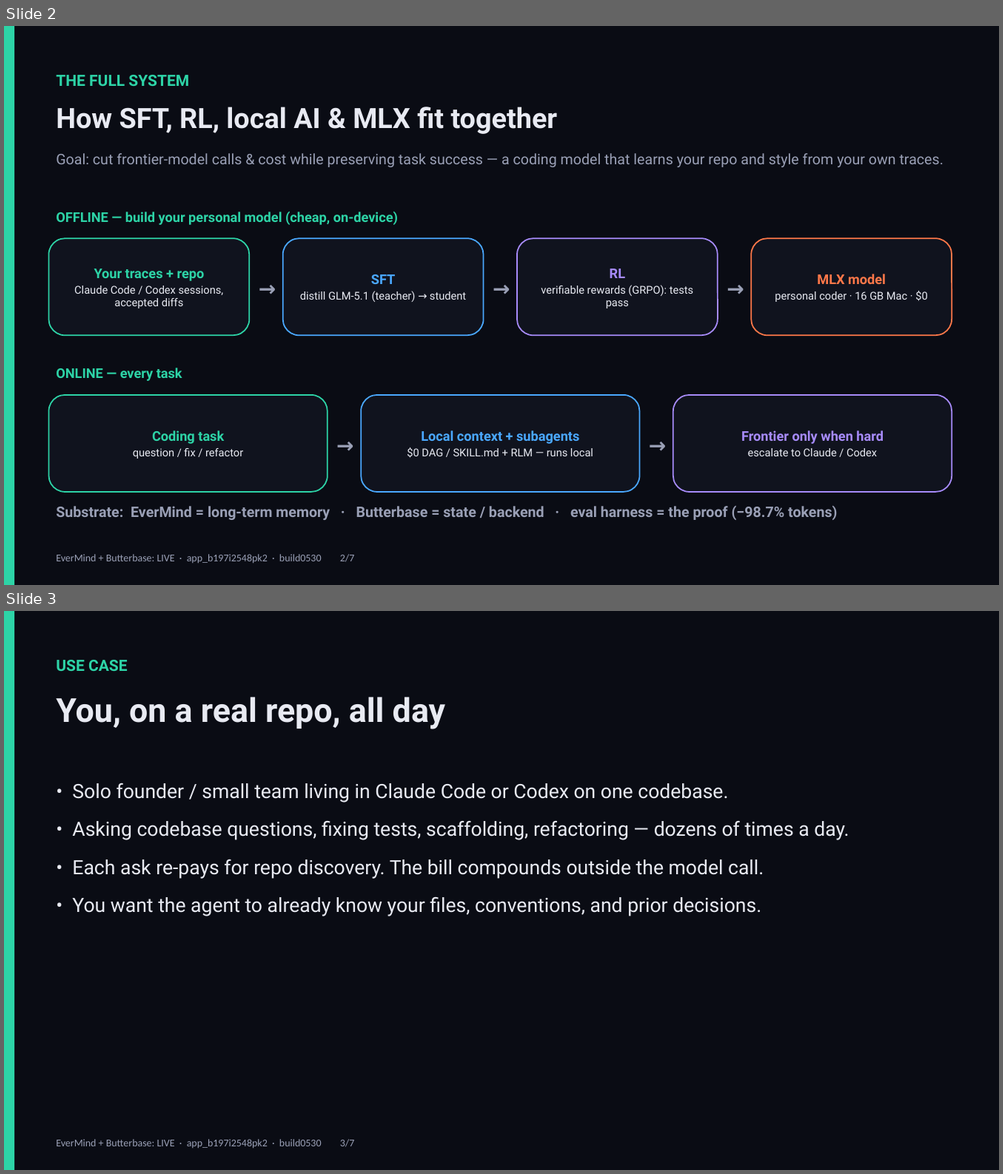
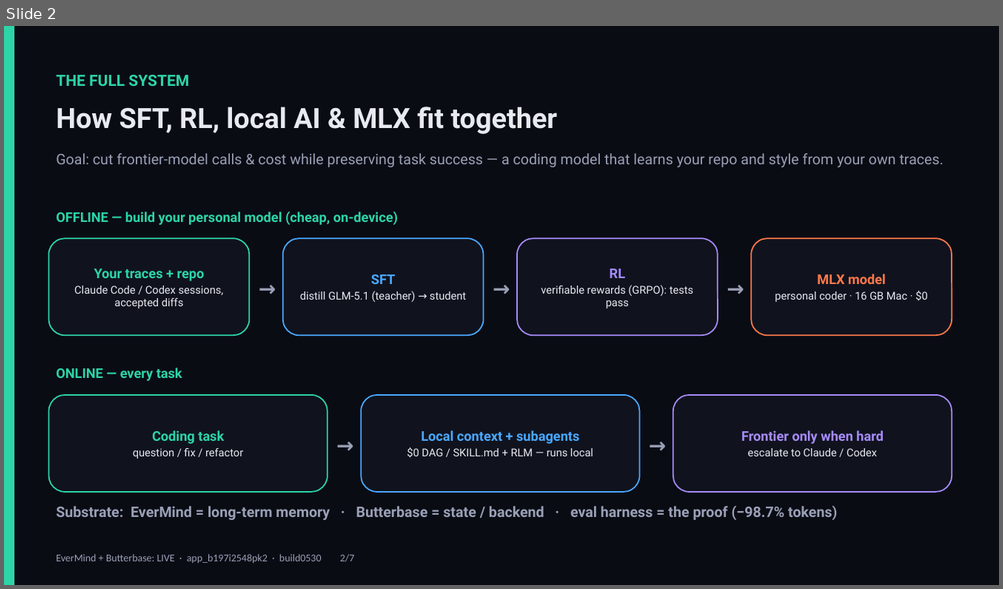
Before and after one commit to OCWC22/context-autopilot, a slide deck: demo/autopilot-slides.pptx. Shown one above the other, each under a label of ours: slides 2 and 3 before the commit, slide 2 after it. The pictures are 1003x1174 and 1003x589 pixels, drawn with LibreOffice and Linux fonts; fonts in the diff are those of the drawing. Boxes give left, top, right and bottom in pixels: in the first picture for what was removed or moved away, otherwise in the second. Text is boxed around its words. In the diff, an @@ line names an element or a change of style, - is before the commit and + after.

```diff
--- a/demo/autopilot-slides.pptx
+++ b/demo/autopilot-slides.pptx
@@ slide 3 removed at box(4, 611, 999, 1170), background #FFFFFF @@
@@ rectangle removed at box(4, 611, 999, 1170) @@
@@ rectangle removed at box(4, 611, 14, 1170) @@
@@ text removed at box(56, 660, 128, 671) @@
-USE CASE
@@ text removed at box(56, 697, 445, 729) @@
-You, on a real repo, all day
@@ text removed at box(72, 783, 848, 917) @@
-• Solo founder / small team living in Claude Code or Codex on one codebase.
-• Asking codebase questions, fixing tests, scaffolding, refactoring — dozens of times a day.
-• Each ask re-pays for repo discovery. The bill compounds outside the model call.
-• You want the agent to already know your files, conventions, and prior decisions.
@@ text removed at box(56, 1139, 355, 1148) @@
-EverMind + Butterbase: LIVE · app_b197i2548pk2 · build0530 3/7
```
Also in this commit, not shown: 1 slide changed, 1 slide added, 4 other files.
